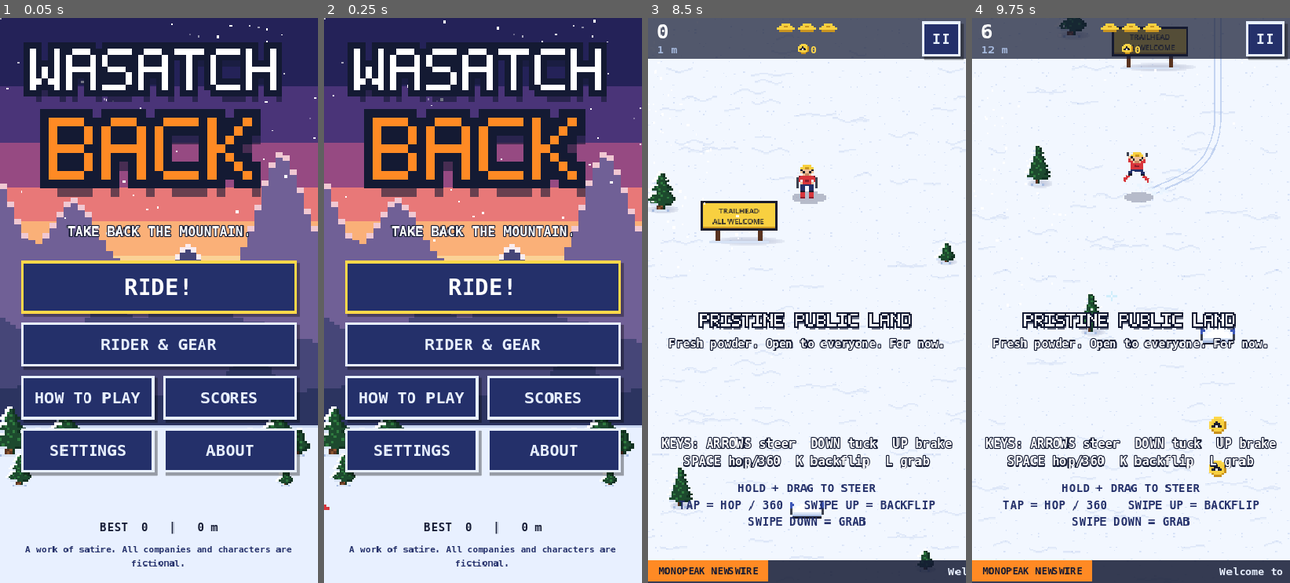
Above: before the commit, frames 1-4 (left to right).
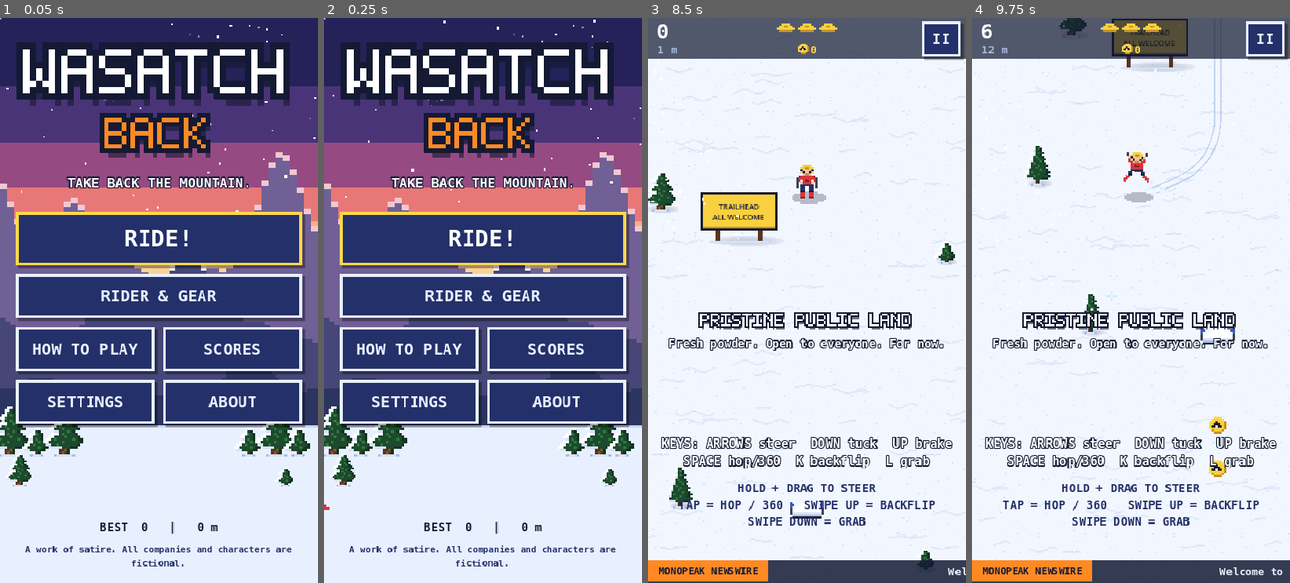
Above: after the commit, the same moments.

Repository: wditzig/Wasatch-back
Game: Godot game, scene res://scenes/main_menu.tscn
Same seed, same stepped clock (60 frames per second), same inputs: the game is played once before the commit and once after it.
Inputs (mouse positions are in pixels of both pictures, inside the frame that each line leads up to):
- Up to frame 1 (0.05 s): no input
- Up to frame 2 (0.25 s): no input
- Up to frame 3 (8.5 s): tap Enter (ui_accept) at 0.5 s; move the mouse to (876, 272) at 0.52 s; hold Right (steer_right) 0.53-1.25 s; hold L (grab) 0.53-1.25 s; click (876, 272) at 0.67 s; tap Space (jump) at 0.77, 6.77 s; click "BACK" at 1.25 s; click "NEXT" at 2 s; click "NEXT" at 2.75 s; click "BACK" at 3.5 s; drag from (743, 328) to (791, 413) at 4.27 s; move the mouse to (838, 176) at 5.02 s; hold Right (steer_right) 5.03-5.75 s; tap J at 5.1 s; tap A at 5.75, 6.5 s; drag from (791, 413) to (711, 215) at 5.77 s; move the mouse to (902, 385) at 6.52 s; hold Left (steer_left) 6.53-7.25 s; tap Tab at 6.6 s; click "NEXT" at 7.25 s; click "LET'S RIDE!" at 8 s
- Up to frame 4 (9.75 s): drag from (1035, 215) to (1083, 159) at 8.77 s; move the mouse to (1146, 300) at 9.52 s; hold K (backflip) from 9.53 s (still down); tap Keypad Enter at 9.6 s; click (1146, 300) at 9.67 s

The runs differ from the first frame. In frame 1, 40% of the frame differs, in the area x 4-97%, y 4-82%; in frame 2, 39%; in frame 3, 0.8%; in frame 4, 0.5%.

Commit message:
WASATCH as the dominant logo word; new sign text
- Title: WASATCH large and full-width, BACK smaller underneath
- Signs: 'GONDOLUX OPENING SOON EST. 2057', 'PUBLIC LAND PRIVATE POWDER',
  'FOR SALE STARTING AT $1 BILLION', 'WE SUPPORT A WASATCH BACK DATA
  CENTER'. The two luxury-phase messages share the existing sign
  obstacle (picked by position), so terrain generation is unchanged.
- Taller sign boards for 3-line text; long lines auto-shrink one size

Co-Authored-By: Claude Opus 5.5 <noreply@anthropic.com>
Claude-Session: https://claude.ai/code/session_018PNNhvsfnGstMzLtBVFDx1

Diff:
--- a/scripts/autoload/art.gd
+++ b/scripts/autoload/art.gd
@@ -180,12 +180,12 @@
 	return img
 
 func _sign() -> Image:
-	var img := _img(36, 20)
-	_r(img, 7, 12, 2, 7, "T"); _r(img, 27, 12, 2, 7, "T")
-	_r(img, 0, 0, 36, 14, "K")
-	_r(img, 1, 1, 34, 12, "Y")
-	_r(img, 1, 12, 34, 1, "y")
-	_r(img, 4, 19, 28, 1, "w")
+	var img := _img(36, 24)
+	_r(img, 7, 16, 2, 7, "T"); _r(img, 27, 16, 2, 7, "T")
+	_r(img, 0, 0, 36, 18, "K")
+	_r(img, 1, 1, 34, 16, "Y")
+	_r(img, 1, 16, 34, 1, "y")
+	_r(img, 4, 23, 28, 1, "w")
 	return img
 
 func _porta_potty() -> Image:
--- a/scripts/data/obstacles.gd
+++ b/scripts/data/obstacles.gd
@@ -17,6 +17,7 @@
 ## cluster: {"count": [min, max], "step": [dx, dy], "jitter": px}
 ## parts:   compound set pieces: [[def_id, dx, dy], ...]
 ## flat:    drawn under everything (ground decals)
+## label / labels: sign text; with `labels`, one is picked by position
 ## variants: alternative sprites, picked from the obstacle's position (not the
 ##           spawn RNG) so terrain generation stays identical
 
@@ -64,7 +65,7 @@
 		"weights": [0, 1.5, 0.8, 0.3, 0.5], "msg": "Port-a-potty. Somehow, it was occupied."},
 	"kicker_big": {"sprite": "kicker_big", "kind": "ramp", "flat": true, "hit": [40, 12], "air": 1.45,
 		"weights": [0, 2, 1.5, 1.5, 1.5]},
-	"sign_soon": {"sprite": "sign", "kind": "solid", "hit": [26, 6], "label": "GONDOLUX\nOPENING SOON",
+	"sign_soon": {"sprite": "sign", "kind": "solid", "hit": [26, 6], "label": "GONDOLUX\nOPENING SOON\nEST. 2057",
 		"weights": [0, 2.5, 1, 0.6, 0.5], "msg": "Read the sign. Became the sign."},
 	"snowcat": {"sprite": "snowcat", "kind": "solid", "tall": true, "hit": [44, 12], "speed": [40, 70],
 		"weights": [0, 1.2, 1, 1, 1], "msg": "Run over by a MONOPEAK snowcat. It did not stop."},
@@ -74,8 +75,8 @@
 		"weights": [0, 0, 2.5, 1, 1.8], "msg": "You hit a 14,000 sq ft 'cabin'. The HOA has been notified."},
 	"hot_tub": {"sprite": "hot_tub", "kind": "solid", "hit": [40, 12],
 		"weights": [0, 0, 2, 0.5, 1], "msg": "Hot tub. Members only. You are not a member."},
-	"sign_private": {"sprite": "sign", "kind": "solid", "hit": [26, 6], "label": "PRIVATE\nPOWDER",
-		"weights": [0, 0.3, 2.5, 1, 2], "msg": "PRIVATE POWDER. Violators will be skied at."},
+	"sign_private": {"sprite": "sign", "kind": "solid", "hit": [26, 6], "labels": ["PUBLIC LAND\nPRIVATE POWDER", "FOR SALE\nSTARTING AT\n$1 BILLION"],
+		"weights": [0, 0.3, 2.5, 1, 2], "msg": "Private property. Violators will be invoiced."},
 	"golf_cart": {"sprite": "golf_cart", "kind": "solid", "hit": [30, 10], "speed": [50, 80],
 		"weights": [0, 0, 1.5, 0.5, 1], "msg": "Valet golf cart. Your parking validation was denied."},
 	"toll_plaza": {"parts": [["fence", -136, 0], ["fence", -104, 0], ["toll_booth", -62, 0], ["toll_arm", 0, 0],
@@ -91,8 +92,8 @@
 		"weights": [0, 0, 0.3, 2, 1.5], "msg": "High-voltage pylon. Shocking, really."},
 	"drone": {"sprite": "drone", "kind": "solid", "hit": [24, 10], "speed": [60, 100],
 		"weights": [0, 0, 0.3, 1.5, 1.5], "msg": "Delivery drone. Your package: regret."},
-	"sign_hiring": {"sprite": "sign", "kind": "solid", "hit": [26, 6], "label": "NOW HIRING:\n3 JOBS",
-		"weights": [0, 0, 0, 2, 1], "msg": "The sign promised jobs. It delivered pain."},
+	"sign_hiring": {"sprite": "sign", "kind": "solid", "hit": [26, 6], "label": "WE SUPPORT A\nWASATCH BACK\nDATA CENTER",
+		"weights": [0, 0, 0, 2, 1], "msg": "The community support sign was installed by the data center."},
 
 	# --- Final phase ----------------------------------------------------
 	"paywall": {"parts": [["paywall_wall", -144, 0], ["paywall_wall", -96, 0], ["paywall_wall", -48, 0], ["paywall_gate", 0, 0],
--- a/scripts/game/obstacle.gd
+++ b/scripts/game/obstacle.gd
@@ -43,7 +43,10 @@
 		sprite.flip_h = dir > 0.0 and id == "moose" # moose art faces left
 		if id != "moose":
 			sprite.flip_h = dir < 0.0
-	if def.has("label"):
+	if def.has("labels"):
+		var ls: Array = def["labels"]
+		_add_sign_text(String(ls[absi(hash(Vector2i(int(position.x), int(position.y)) * 3)) % ls.size()]))
+	elif def.has("label"):
 		_add_sign_text(String(def["label"]))
 	_t = rng.randf() * TAU
 
@@ -75,7 +78,11 @@
 	var lines := text.split("\n")
 	# Sign board, in world px relative to the base: art rows 1..12, cols 1..28.
 	var ts := sprite.texture.get_size() * SCALE
-	var board := Rect2(-ts.x * 0.5 + SCALE, -ts.y + SCALE, ts.x - 2.0 * SCALE, 12.0 * SCALE)
+	var board := Rect2(-ts.x * 0.5 + SCALE, -ts.y + SCALE, ts.x - 2.0 * SCALE, 16.0 * SCALE)
+	# Shrink one size if the longest line would crowd the board edges.
+	for line in lines:
+		if font.get_string_size(line, HORIZONTAL_ALIGNMENT_LEFT, -1, fsize).x > board.size.x - 8.0:
+			fsize = 6
 	var txt := Node2D.new()
 	add_child(txt)
 	txt.draw.connect(func():
--- a/scripts/ui/main_menu.gd
+++ b/scripts/ui/main_menu.gd
@@ -42,7 +42,7 @@
 	var margin := MarginContainer.new()
 	margin.set_anchors_and_offsets_preset(Control.PRESET_FULL_RECT)
 	for side in ["left", "right"]:
-		margin.add_theme_constant_override("margin_" + side, 24)
+		margin.add_theme_constant_override("margin_" + side, 18)
 	margin.add_theme_constant_override("margin_top", 28)
 	margin.add_theme_constant_override("margin_bottom", 16)
 	add_child(margin)
@@ -52,11 +52,11 @@
 	# Big logo: WASATCH spans the width, BACK hits harder underneath.
 	var logo := VBoxContainer.new()
 	logo.add_theme_constant_override("separation", -6)
-	logo.add_child(UI.pixel_text("WASATCH", 6.8, Color.WHITE))
-	logo.add_child(UI.pixel_text("BACK", 10.0, Color8(255, 138, 36)))
+	logo.add_child(UI.pixel_text("WASATCH", 7.2, Color.WHITE))
+	logo.add_child(UI.pixel_text("BACK", 5.0, Color8(255, 138, 36)))
 	main_box.add_child(logo)
 	var tw := logo.create_tween().set_loops()
-	logo.pivot_offset = Vector2(156, 100)
+	logo.pivot_offset = Vector2(162, 75)
 	tw.tween_property(logo, "scale", Vector2(1.025, 1.025), 1.4).set_trans(Tween.TRANS_SINE)
 	tw.tween_property(logo, "scale", Vector2.ONE, 1.4).set_trans(Tween.TRANS_SINE)
 	var tag := UI.label("TAKE BACK THE MOUNTAIN.", 15, Color.WHITE, HORIZONTAL_ALIGNMENT_CENTER, 4)
--- a/tools/sign_preview.gd
+++ b/tools/sign_preview.gd
@@ -9,14 +9,18 @@
 	var rng := RandomNumberGenerator.new()
 	var i := 0
 	for id in Obs.DEFS.keys():
-		if not Obs.DEFS[id].has("label"):
-			continue
-		var o := ObstacleScript.new()
-		o.position = Vector2(60 + (i % 2) * 120, 90 + (i / 2) * 80)
-		add_child(o)
-		o.setup(id, Obs.DEFS[id], rng)
-		i += 1
+		var d: Dictionary = Obs.DEFS[id]
+		var texts: Array = d.get("labels", [d["label"]] if d.has("label") else [])
+		for t in texts:
+			var dd := d.duplicate()
+			dd.erase("labels")
+			dd["label"] = t
+			var o := ObstacleScript.new()
+			o.position = Vector2(50 + (i % 2) * 100, 70 + (i / 2) * 64)
+			add_child(o)
+			o.setup(id, dd, rng)
+			i += 1
 	var cam := Camera2D.new()
 	cam.zoom = Vector2(2, 2)
-	cam.position = Vector2(120, 190)
+	cam.position = Vector2(100, 160)
 	add_child(cam)
